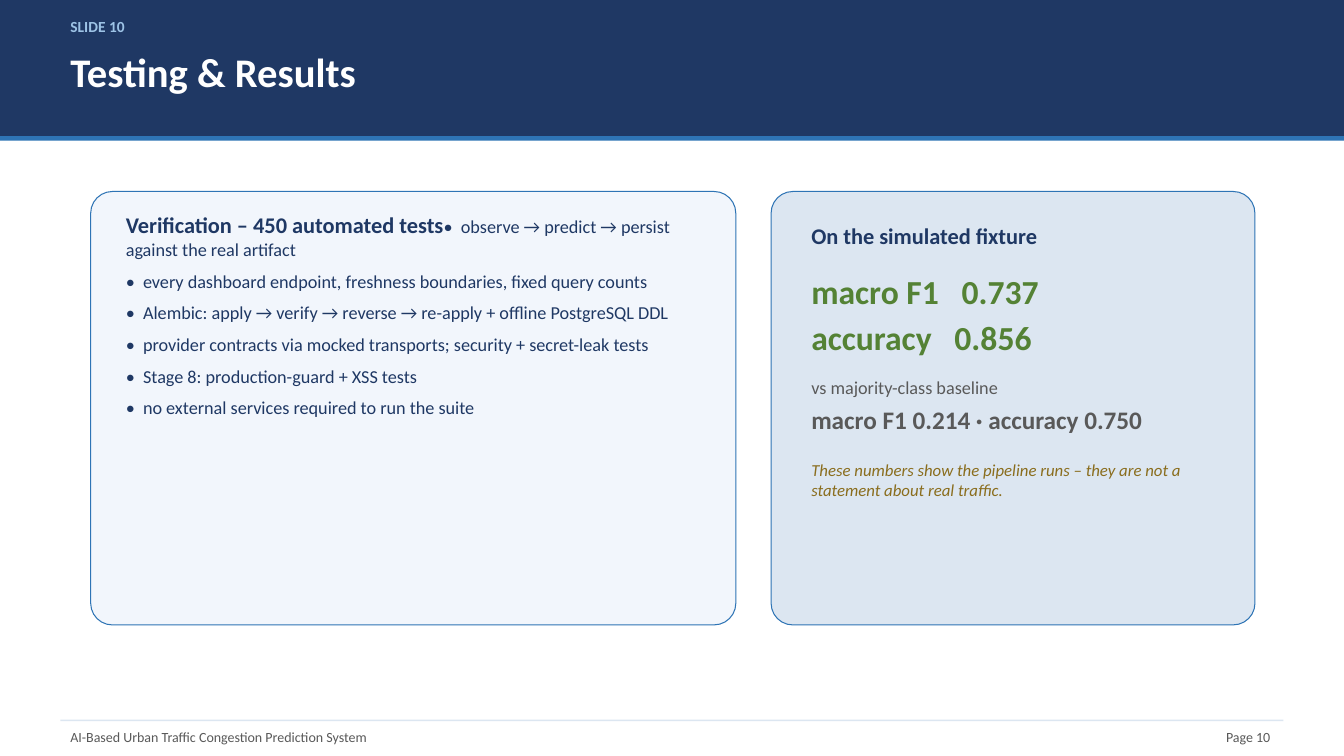
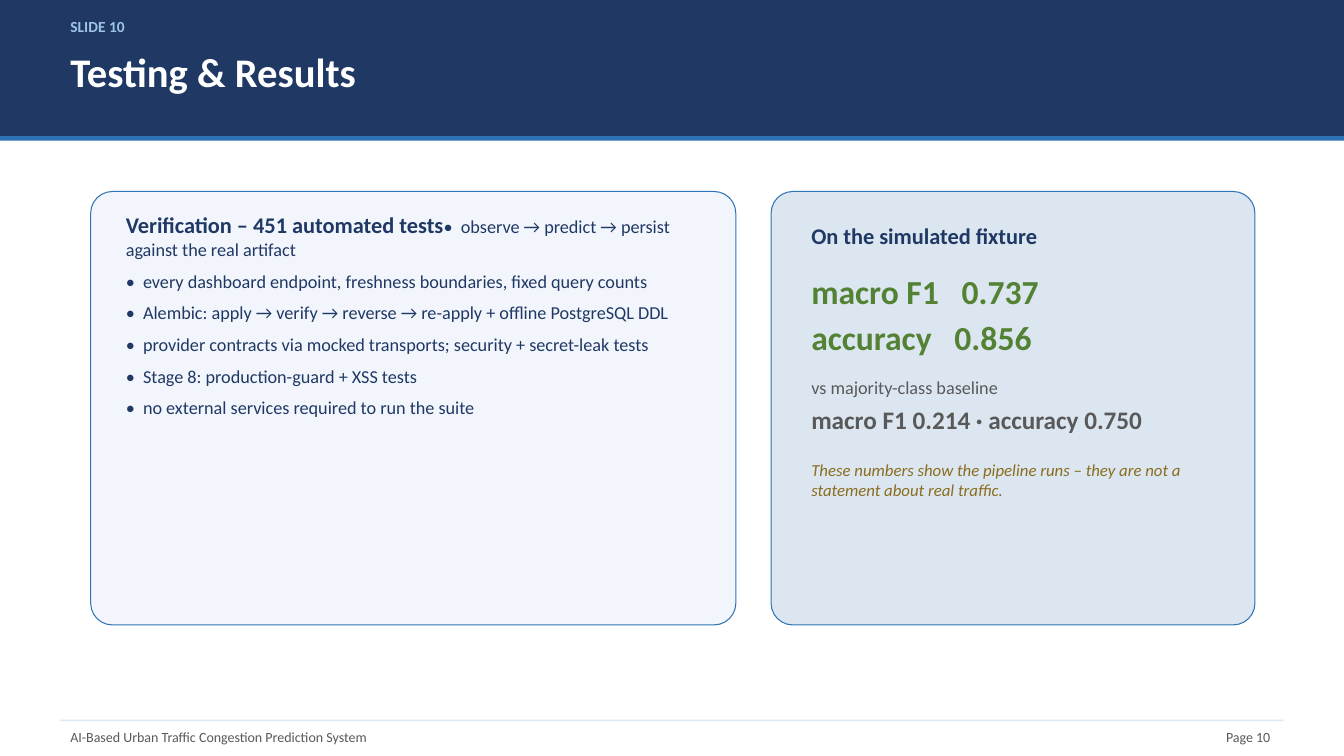
Before and after one commit to ranjith11102007/traffic-congestion-prediction, a slide deck: slide 10 of submission/AI_Traffic_Congestion_Prediction_Presentation.pptx. Drawn at 1344x756 pixels with LibreOffice and Linux fonts; fonts in the diff are those of the drawing. Boxes give left, top, right and bottom in pixels: in the first picture for what was removed or moved away, otherwise in the second. Text is boxed around its words. In the diff, an @@ line names an element or a change of style, - is before the commit and + after.

```diff
--- a/submission/AI_Traffic_Congestion_Prediction_Presentation.pptx
+++ b/submission/AI_Traffic_Congestion_Prediction_Presentation.pptx
@@ text at <box>126,217,670,259</box>: text changed @@
-Verification – 450 automated tests• observe → predict → persist against the real artifact
+Verification – 451 automated tests• observe → predict → persist against the real artifact
```
Also in this commit, not shown: 3 other slides changed, 1 slide added, 8 other files.
